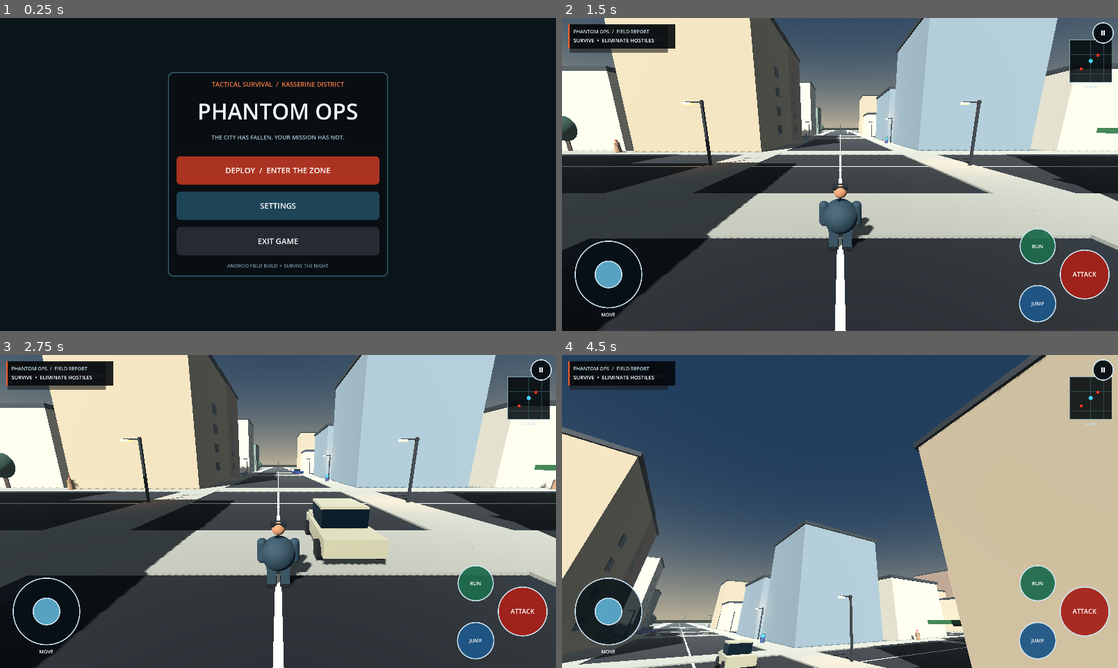
Above: before the commit, frames 1-4 (two rows, left to right).
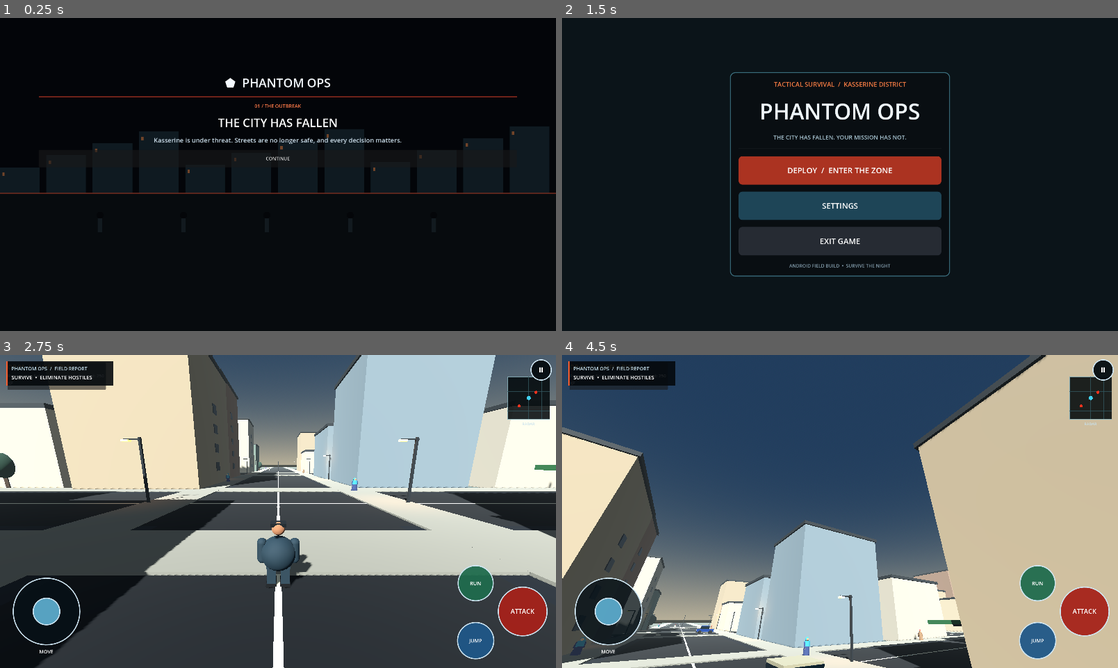
Above: after the commit, the same moments.

Repository: Gass-OS/Phantom-Ops
Game: Godot game, scene res://scenes/phantom_intro.tscn
Two runs of this game, one before a commit and one after it. Both use one fixed random seed, a clock stepped at 60 frames per second and the inputs below. Before the commit the project starts from res://scenes/main_menu.tscn.
Inputs (mouse positions are in pixels of both pictures, inside the frame that each line leads up to):
- Up to frame 1 (0.25 s): no input
- Up to frame 2 (1.5 s): click (840, 171) at 0.5 s, where only the run before the commit has a clickable "DEPLOY / ENTER THE ZONE"; click (840, 158) at 1.25 s, where only the run after the commit has a clickable "CONTINUE"
- Up to frame 3 (2.75 s): click (278, 508) at 2 s, where only the run after the commit has a clickable "DEPLOY / ENTER THE ZONE"
- Up to frame 4 (4.5 s): tap Enter (ui_accept) at 2.75 s; drag from (840, 511) to (895, 442) at 2.77 s; drag from (728, 527) to (812, 574) at 3.52 s; move the mouse to (895, 442) at 4.27 s; hold Right (ui_right) from 4.28 s (still down)

The runs differ from the first frame. In frame 1, 13% of the frame differs, in the area x 0-100%, y 17-83%; in frame 2, 87%, in the area x 0-100%, y 0-100%; in frame 3, 1.7%; in frame 4, 1.1%.

Commit message:
Use Phantom Ops branded splash and intro as Android entry

Diff:
--- a/project/project.godot
+++ b/project/project.godot
@@ -2,7 +2,10 @@
 
 [application]
 config/name="Phantom Ops"
-run/main_scene="res://scenes/main_menu.tscn"
+run/main_scene="res://scenes/phantom_intro.tscn"
+boot_splash/image="res://assets/phantom_ops_logo.svg"
+boot_splash/fullsize=true
+boot_splash/use_filter=true
 config/features=PackedStringArray("4.2", "Mobile")
 
 [autoload]
